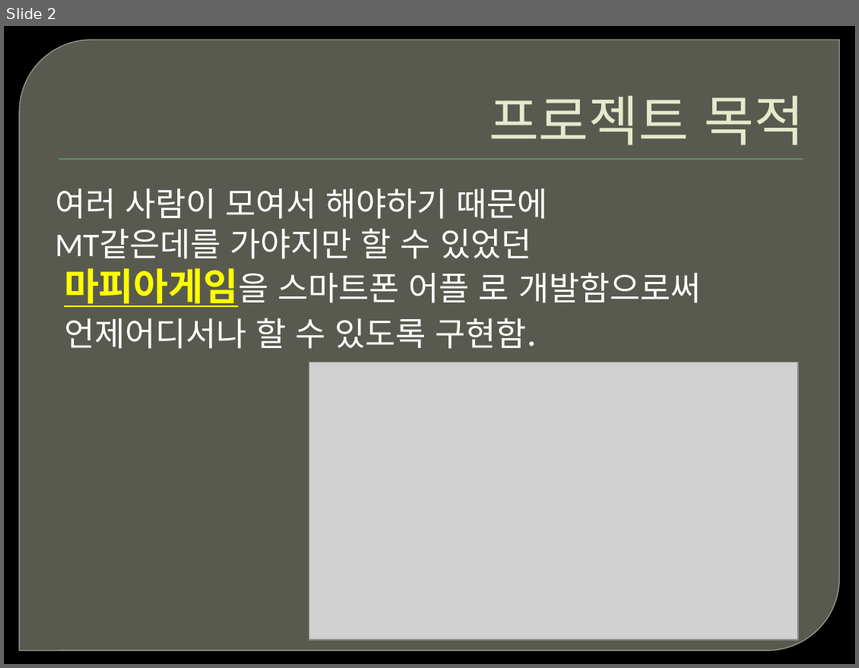
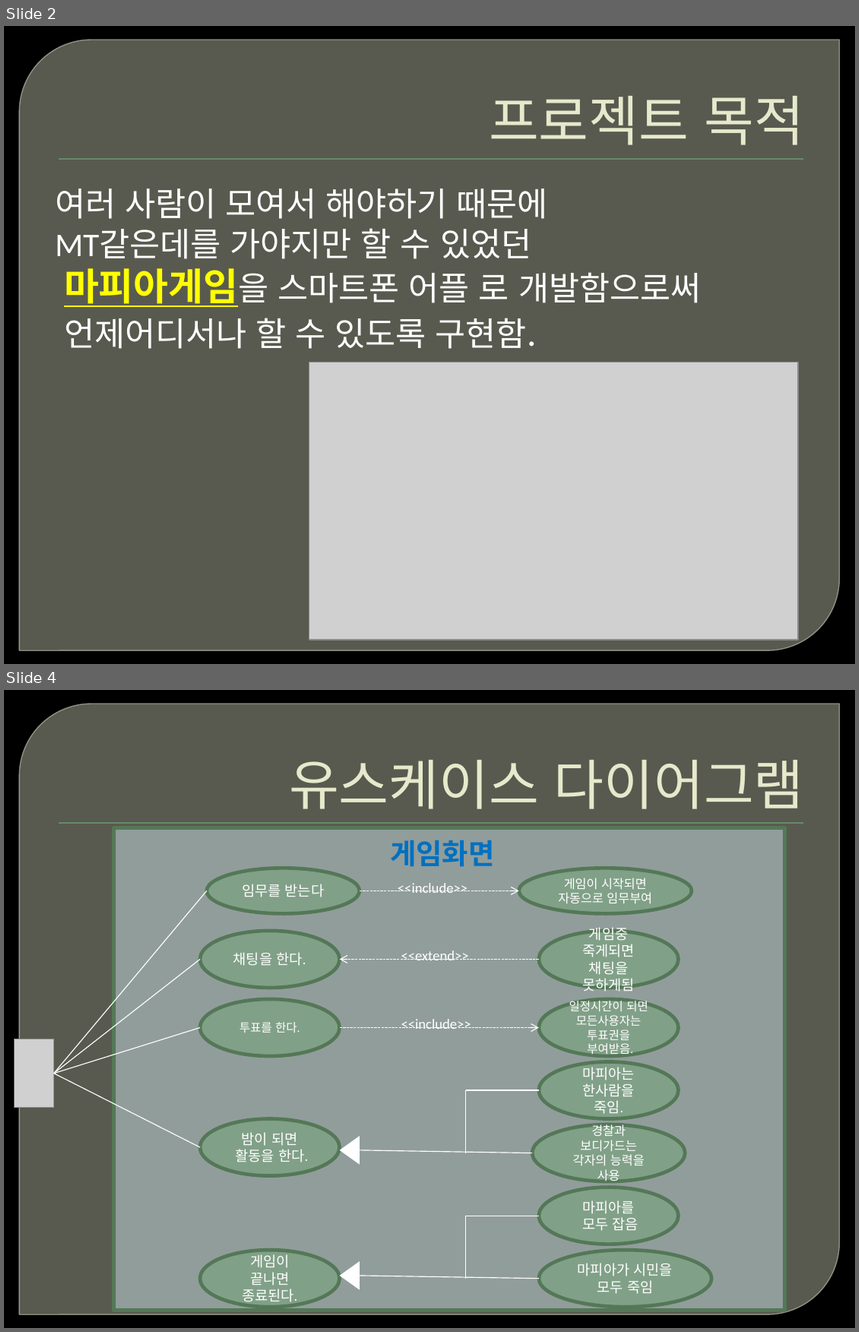
Before and after one commit to ofkdw/DreamWare, a slide deck: Document/final_repote.pptx. Shown one above the other, each under a label of ours: slide 2 before the commit, slides 2 and 4 after it; the slides between them are not shown. The pictures are 859x668 and 859x1332 pixels, drawn with LibreOffice and Linux fonts; fonts in the diff are those of the drawing; grey boxes stand for pictures; background and template pictures are left out. Boxes give left, top, right and bottom in pixels: in the first picture for what was removed or moved away, otherwise in the second. Text is boxed around its words. In the diff, an @@ line names an element or a change of style, - is before the commit and + after.

```diff
--- a/Document/final_repote.pptx
+++ b/Document/final_repote.pptx
@@ slide 4 added at (x1=4, y1=690, x2=855, y2=1328), background picture (left out); not listed: 2 template elements that a slide beside it also shows @@
@@ title added at (x1=289, y1=760, x2=804, y2=809), 46 pt, text #E7EACB @@
+유스케이스 다이어그램
@@ group added at (x1=14, y1=828, x2=785, y2=1310): 12 ellipses, 10 lines, 4 texts, 3 arrows, 2 triangles, 1 rectangle, 1 picture @@
+게임이 끝나면 종료된다.
+마피아가 시민을 모두 죽임
+임무를 받는다
+밤이 되면
+활동을 한다.
+게임화면
+게임이 시작되면 자동으로 임무부여
+투표를 한다.
+<<include>>
+<<include>>
+채팅을 한다.
+일정시간이 되면 모든사용자는 투표권을
+부여받음.
+마피아는 한사람을 죽임.
+경찰과 보디가드는 각자의 능력을 사용
+마피아를
+모두 잡음
+게임중 죽게되면 채팅을 못하게됨
+<<extend>>
```
Also in this commit, not shown: 8 other slides added, 1 slide removed, 1 other file.
